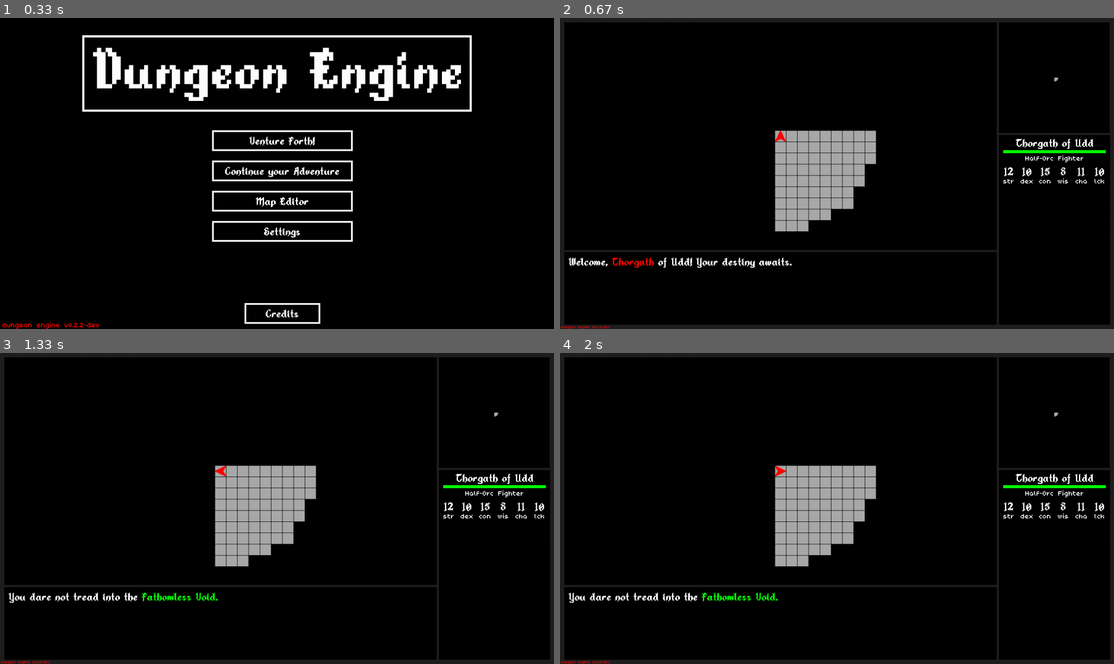
Above: before the commit, frames 1-4 (two rows, left to right).
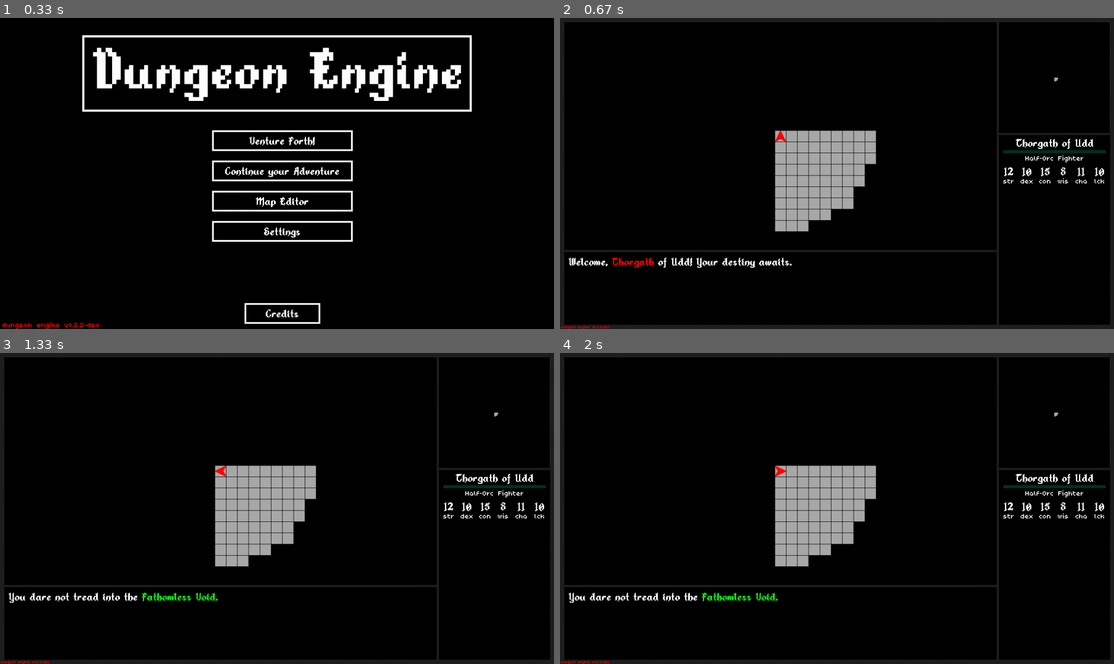
Above: after the commit, the same moments.

Repository: RidleyofZebes/dungeon-engine
Game: pygame game, started from dungeon_engine.py
The game is run twice, just before and just after one commit, with the same random seed, the same clock (stepped at 60 frames per second) and the same inputs.
Inputs:
- Up to frame 1 (0.33 s): no input
- Up to frame 2 (0.67 s): click "Venture Forth!" at 0.38 s
- Up to frame 3 (1.33 s): hold D 0.67-1.13 s; hold W from 1.17 s (still down)
- Up to frame 4 (2 s): release W at 1.47 s; hold D 1.5-1.97 s

Frame 1 is identical in both runs. In frame 2, 0.2% of the frame differs, in the area x 80-99%, y 42-44%; in frame 3, 0.2%; in frame 4, 0.2%.

Commit message:
Player health bar now changes color in response to damage

Diff:
--- a/dungeon_engine.py
+++ b/dungeon_engine.py
@@ -45,6 +45,7 @@
 white = (255, 255, 255)
 red = (255, 0, 0)
 orange = (255, 128, 0)
+yellow = (255, 255, 0)
 green = (0, 255, 0)
 dkgreen = (1, 50, 32)
 blue = (0, 0, 255)
@@ -222,7 +223,7 @@
         if border_chk < 0 or next_x < 0 or next_y < 0:  # FIXME: Player can back out of area.
             print("Out of Area")
             blockmsg = "You dare not tread into the <!green:>Fathomless <!green:>Void."
-        elif blocked == True:
+        elif blocked:
             print("Blocked")
             blockmsg = "There's %s in the way." % p.a(block_type)
         else:
@@ -903,7 +904,8 @@
                                             180: [1, 0],
                                             -90: [0, 1],
                                             90: [0, -1]}
-                                next_step = (enemy.x + move_dir[enemy.rotation][0], enemy.y + move_dir[enemy.rotation][1])
+                                next_step = (enemy.x + move_dir[enemy.rotation][0],
+                                             enemy.y + move_dir[enemy.rotation][1])
                                 try:
                                     if next_step != path[1]:
                                         print(next_step, path[1])
@@ -1014,7 +1016,7 @@
                                                (enemy.x * (map.tile_size + map.tile_margin)) + map.offsetX + 1))
 
             """ Draw the Info Box """
-            # stats, inventory, equipment
+            # stats, inventory, game menu
             if gs.infoscreen == 0:  # Player Stats
                 """ Hero Name """
                 heroname = font.render(player.name, 0, white)
@@ -1023,7 +1025,15 @@
                 infoscreen.blit(heroname, heroname_rect)
                 """ HP Bar """
                 pygame.draw.rect(infoscreen, dkgray, (10, heroname_rect[3]+7, gs.infoscreen_size[0]-20, 7))
-                hpcolor = green
+                hpcolor = dkgreen
+                if player.hp < player.max_hp:
+                    hpcolor = green
+                if player.hp < player.max_hp/1.5:
+                    hpcolor = yellow
+                if player.hp < player.max_hp/3:
+                    hpcolor = orange
+                if player.hp < player.max_hp/8:
+                    hpcolor = red
                 barlength = player.hp*(gs.infoscreen_size[0]-20)/player.max_hp
                 pygame.draw.rect(infoscreen, hpcolor, (10, heroname_rect[3]+7, barlength, 7))
                 """ Player Stats """
@@ -1045,16 +1055,12 @@
                     infoscreen.blit(ability, ability_rect)
                     infoscreen.blit(score, score_rect)
 
-
             if gs.infoscreen == 1:  # Inventory
                 pass
             if gs.infoscreen == 2:  # Game Menu
                 pass
 
-            # TODO: Add player stats (STR, DEX, CON, etc.) below HP bar
-
-            # Create the 4 main surfaces: viewscreen, minimap, textbox, and menu
-
+            """ Create the 4 main surfaces: viewscreen, minimap, textbox, and menu """
             gw.blit(viewscreen, (10, 10))
             gw.blit(minimap, (1014, 10))
             message(textbox)  # 'textbox' moved to message() function
Not shown, changed: README.md
